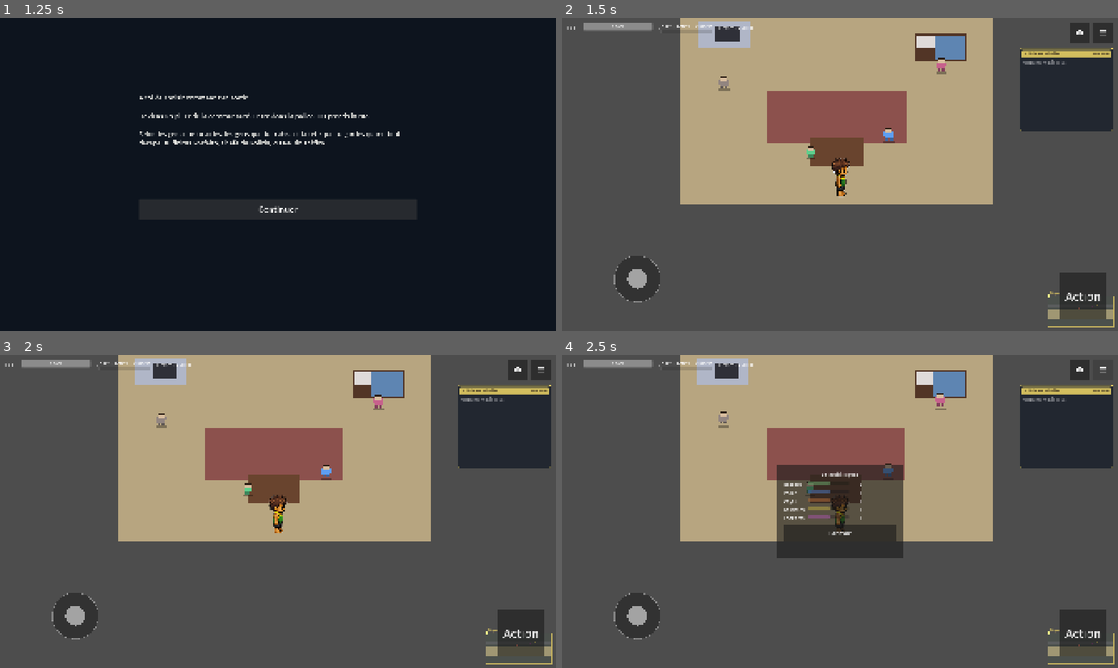
Above: before the commit, frames 1-4 (two rows, left to right).
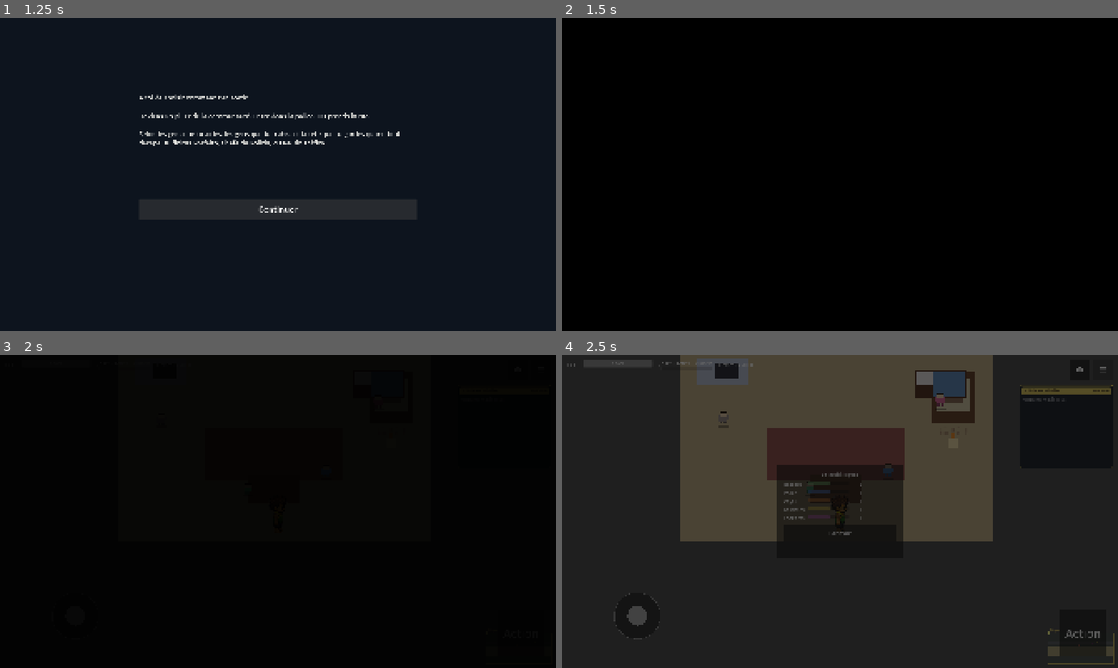
Above: after the commit, the same moments.

Repository: alexandreDavid/rio
Game: Godot game, scene res://scenes/main/Intro.tscn
The game is run twice, just before and just after one commit, with the same random seed, the same clock (stepped at 60 frames per second) and the same inputs.
Inputs (mouse positions are in pixels of both pictures, inside the frame that each line leads up to):
- Up to frame 1 (1.25 s): click "Continuer" at 0.5 s
- Up to frame 2 (1.5 s): tap Enter (ui_accept) at 1.25 s; move the mouse to (962, 158) at 1.27 s; hold D (move_right) from 1.28 s (still down); hold Shift (run) from 1.28 s (still down); click (962, 158) at 1.42 s
- Up to frame 3 (2 s): keep holding D (move_right); keep holding Shift (run); tap Space (jump) at 1.52 s
- Up to frame 4 (2.5 s): release D (move_right) at 2 s; release Shift (run) at 2 s; click "☰" at 2 s

Frame 1 is identical in both runs. In frame 2, 100% of the frame differs, in the area x 0-100%, y 0-100%; in frame 3, 100%; in frame 4, 100%.

Commit message:
Récit poussé : charrette devant maison + mémorial oncle + tutoriel + fade-in
- Charrette de milho déplacée du calçadão (Copa) vers le morro (devant
  la maison de tio Zé), label 'Carrocinha de tio Zé'. Le neveu hérite
  visuellement de l'outil de l'oncle dès qu'il sort.
- Mémorial mural dans HouseInterior : portrait encadré (sépia, visage
  silhouette), label 'tio Zé †', bougie allumée à côté. Visible dès le
  démarrage, ancrage narratif.
- Nouveau knot 'seu_joao_intro_tutorial' : tio Zé ajoute une 2e ligne
  après l'héritage — pointe la charrette dehors, l'escalier vers Copa,
  l'acompte de 500 R$ cette semaine, le but final 50000 R$ au Carnaval.
  Joué automatiquement par la cutscene IntroSeuJoao après seu_joao_heritage.
- Fade-in noir : nouveau scenes/ui/IntroFade.tscn (CanvasLayer 100,
  ColorRect noir plein écran). 0.6s hold + 1.4s fade out. Skippé si
  intro_seen déjà set (saves loadées). Effet réveil cinématographique.

713/713 tests verts (un de plus grâce à la nouvelle scène).

Diff:
--- a/scenes/districts/FavelaDoMorro.tscn
+++ b/scenes/districts/FavelaDoMorro.tscn
@@ -1,10 +1,11 @@
-[gd_scene load_steps=8 format=3]
+[gd_scene load_steps=9 format=3]
 
 [ext_resource type="PackedScene" path="res://scenes/props/TaxiStand.tscn" id="1_taxi"]
 [ext_resource type="PackedScene" path="res://scenes/props/AmbientWanderer.tscn" id="2_wander"]
 [ext_resource type="PackedScene" path="res://scenes/props/DistrictExit.tscn" id="3_exit"]
 [ext_resource type="PackedScene" path="res://scenes/interiors/HouseInterior.tscn" id="4_house_int"]
 [ext_resource type="PackedScene" path="res://scenes/props/BuildingDoor.tscn" id="5_door"]
+[ext_resource type="PackedScene" path="res://scenes/props/CornCart.tscn" id="6_cart"]
 
 [sub_resource type="RectangleShape2D" id="WallH"]
 size = Vector2(1500, 16)
@@ -428,6 +429,21 @@
 [node name="HouseInterior" parent="." instance=ExtResource("4_house_int")]
 position = Vector2(80, -3000)
 
+[node name="CornCart" parent="." instance=ExtResource("6_cart")]
+position = Vector2(40, 130)
+
+[node name="CartHint" type="Label" parent="."]
+offset_left = -10.0
+offset_top = 100.0
+offset_right = 90.0
+offset_bottom = 116.0
+text = "Carrocinha de tio Zé"
+horizontal_alignment = 1
+theme_override_font_sizes/font_size = 9
+theme_override_colors/font_color = Color(0.95, 0.92, 0.78, 1)
+theme_override_colors/font_outline_color = Color(0, 0, 0, 0.85)
+theme_override_constants/outline_size = 4
+
 [node name="KidA" parent="." instance=ExtResource("2_wander")]
 position = Vector2(-300, 145)
 color = Color(0.95, 0.85, 0.4, 1)
--- a/scenes/interiors/HouseInterior.tscn
+++ b/scenes/interiors/HouseInterior.tscn
@@ -28,6 +28,51 @@
 offset_right = 80.0
 offset_bottom = 40.0
 color = Color(0.55, 0.25, 0.25, 0.8)
+
+[node name="MemorialFrame" type="ColorRect" parent="."]
+offset_left = 110.0
+offset_top = -85.0
+offset_right = 160.0
+offset_bottom = -25.0
+color = Color(0.42, 0.28, 0.18, 1)
+
+[node name="MemorialPhoto" type="ColorRect" parent="."]
+offset_left = 116.0
+offset_top = -78.0
+offset_right = 154.0
+offset_bottom = -38.0
+color = Color(0.85, 0.78, 0.62, 1)
+
+[node name="MemorialFace" type="ColorRect" parent="."]
+offset_left = 124.0
+offset_top = -66.0
+offset_right = 146.0
+offset_bottom = -48.0
+color = Color(0.55, 0.42, 0.32, 1)
+
+[node name="MemorialLabel" type="Label" parent="."]
+offset_left = 110.0
+offset_top = -22.0
+offset_right = 160.0
+offset_bottom = -8.0
+text = "tio Zé †"
+horizontal_alignment = 1
+theme_override_font_sizes/font_size = 9
+theme_override_colors/font_color = Color(0.55, 0.4, 0.32, 1)
+
+[node name="CandleBase" type="ColorRect" parent="."]
+offset_left = 130.0
+offset_top = -8.0
+offset_right = 140.0
+offset_bottom = 4.0
+color = Color(0.95, 0.85, 0.62, 1)
+
+[node name="CandleFlame" type="ColorRect" parent="."]
+offset_left = 133.0
+offset_top = -14.0
+offset_right = 137.0
+offset_bottom = -8.0
+color = Color(0.95, 0.55, 0.18, 1)
 
 [node name="KitchenCounter" type="StaticBody2D" parent="."]
 position = Vector2(-130, -85)
--- a/scenes/main/Main.tscn
+++ b/scenes/main/Main.tscn
@@ -12,6 +12,7 @@
 [ext_resource type="PackedScene" path="res://scenes/ui/TaxiUI.tscn" id="9_taxi"]
 [ext_resource type="PackedScene" path="res://scenes/ui/MiniMap.tscn" id="10_minimap"]
 [ext_resource type="PackedScene" path="res://scenes/ui/JournalUI.tscn" id="11_journal"]
+[ext_resource type="PackedScene" path="res://scenes/ui/IntroFade.tscn" id="13_fade"]
 
 [node name="Main" type="Node"]
 script = ExtResource("1_boot")
@@ -43,3 +44,5 @@
 [node name="TaxiUI" parent="." instance=ExtResource("9_taxi")]
 
 [node name="JournalUI" parent="." instance=ExtResource("11_journal")]
+
+[node name="IntroFade" parent="." instance=ExtResource("13_fade")]
--- /dev/null
+++ b/scenes/ui/IntroFade.tscn
@@ -0,0 +1,13 @@
+[gd_scene load_steps=2 format=3]
+
+[ext_resource type="Script" path="res://scripts/ui/IntroFade.gd" id="1_fade"]
+
+[node name="IntroFade" type="CanvasLayer"]
+layer = 100
+script = ExtResource("1_fade")
+
+[node name="Rect" type="ColorRect" parent="."]
+anchor_right = 1.0
+anchor_bottom = 1.0
+color = Color(0, 0, 0, 1)
+mouse_filter = 2
--- a/scenes/world/Copacabana.tscn
+++ b/scenes/world/Copacabana.tscn
@@ -137,8 +137,6 @@
 shape = SubResource("WallV")
 
 
-[node name="CornCart" parent="." instance=ExtResource("3_cart")]
-position = Vector2(1300, 96)
 
 [node name="CustomerTourist" parent="." instance=ExtResource("4_customer")]
 position = Vector2(1100, 208)
--- a/scripts/cutscenes/IntroSeuJoao.gd
+++ b/scripts/cutscenes/IntroSeuJoao.gd
@@ -23,5 +23,7 @@
 		await CutsceneRunner.say("seu_joao", "seu_joao_heritage")
 		CampaignManager.set_flag("intro_seen")
 		await CutsceneRunner.wait(POST_DIALOGUE_PAUSE)
+		# Tutoriel narratif : tio Zé pointe la carrocinha + Copa + acompte.
+		await CutsceneRunner.say("seu_joao", "seu_joao_intro_tutorial")
 		# Tio Zé reste dans la maison — pas de retour au calçadão.
 	)
--- a/scripts/quests/DialogueBridge.gd
+++ b/scripts/quests/DialogueBridge.gd
@@ -51,6 +51,11 @@
 		"on_choose": {
 			"0": {"accept_quest": "act1_heritage", "set_flag": "act1_started"},
 		},
+	},
+	"seu_joao_intro_tutorial": {
+		"speaker": "Seu João",
+		"text": "*pose sa main sur ton épaule* La carrocinha est dehors, à côté de la maison. Charge-la, descends l'escalier vers Copacabana, vends du milho au calçadão. Le consortium veut 500 reais d'acompte cette semaine. Cinquante mille au Carnaval. Boa sorte, sobrinho. Et reviens dîner.",
+		"choices": ["Obrigado, tio"],
 	},
 	"consortium_intro": {
 		"speaker": "Dom Nilton (consortium)",
--- /dev/null
+++ b/scripts/ui/IntroFade.gd
@@ -0,0 +1,22 @@
+extends CanvasLayer
+
+# Fade-in noir au démarrage (effet "réveil"). Couvre tout l'écran à pleine
+# opacité pendant 0.6s, puis fade vers transparent en 1.4s, puis se masque.
+# Ne se rejoue pas si le flag intro_seen est déjà set (resave loaded).
+
+const HOLD_DURATION: float = 0.6
+const FADE_DURATION: float = 1.4
+
+@onready var rect: ColorRect = $Rect
+
+func _ready() -> void:
+	if CampaignManager.has_flag("intro_seen"):
+		visible = false
+		return
+	if rect == null:
+		return
+	rect.modulate = Color(1, 1, 1, 1)
+	var tween: Tween = create_tween()
+	tween.tween_interval(HOLD_DURATION)
+	tween.tween_property(rect, "modulate:a", 0.0, FADE_DURATION)
+	tween.tween_callback(func(): visible = false)
Not shown: 1 places in scenes/main/Main.tscn that only renumber resources
